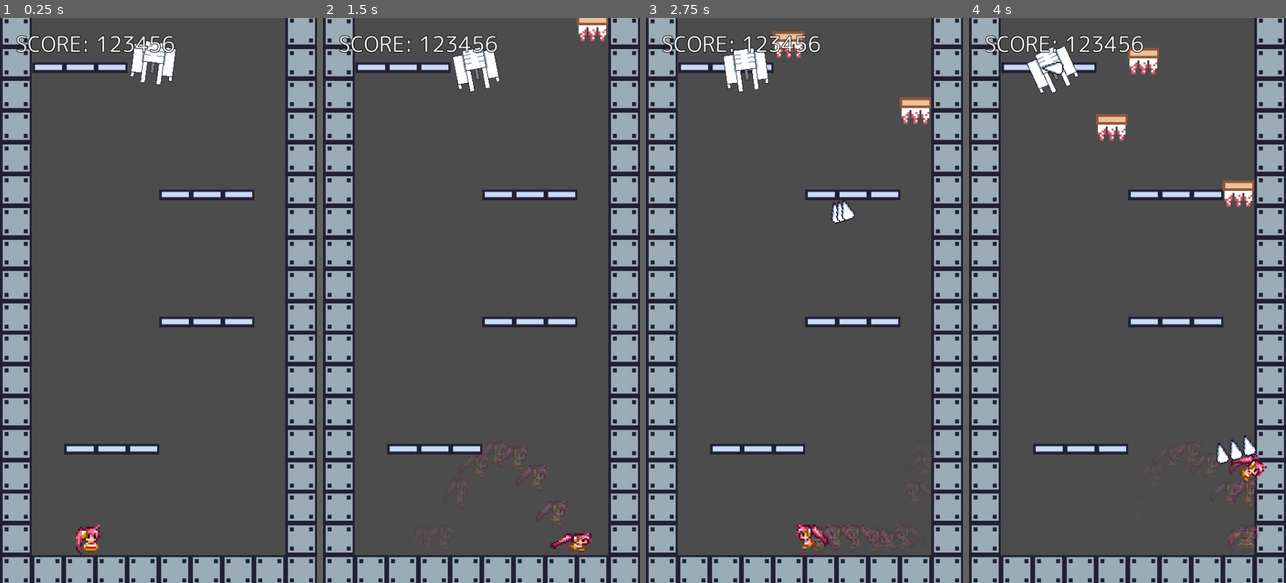
Above: before the commit, frames 1-4 (left to right).
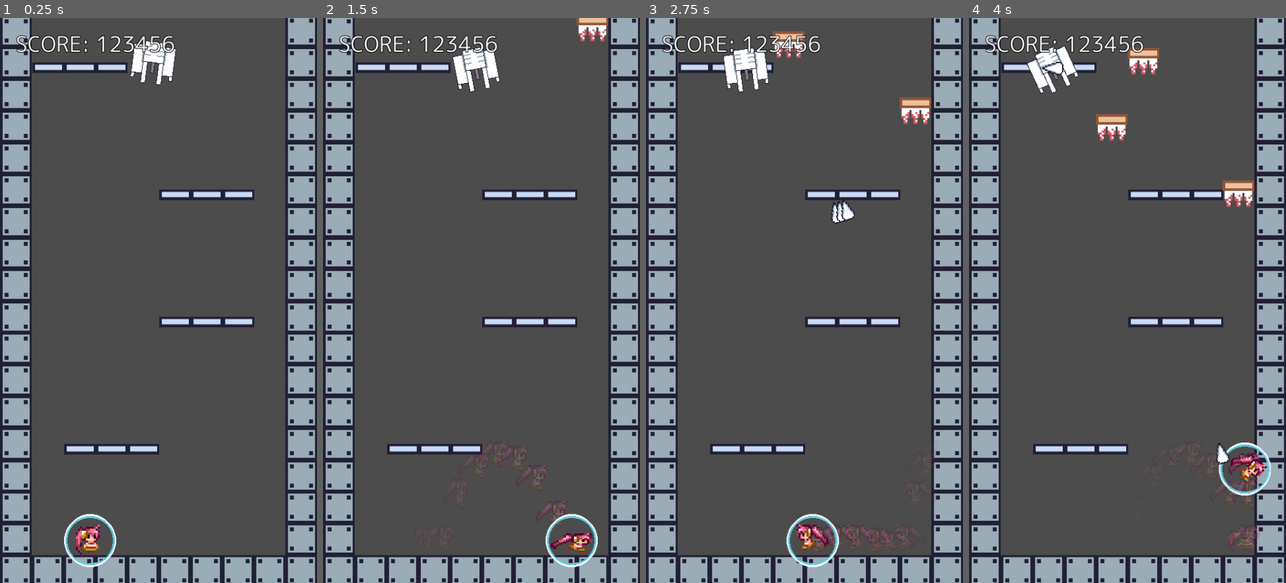
Above: after the commit, the same moments.

Repository: syun77/gd_deathroom666
Game: Godot game, scene res://Main.tscn
The game is run twice, just before and just after one commit, with the same random seed, the same clock (stepped at 60 frames per second) and the same inputs.
Inputs:
- Up to frame 1 (0.25 s): no input
- Up to frame 2 (1.5 s): hold Right (ui_right) from 0.53 s (still down); tap Z (act_jump) at 0.77 s
- Up to frame 3 (2.75 s): tap Z (act_jump) at 1.52 s; release Right (ui_right) at 2.03 s; hold Left (ui_left) from 2.03 s (still down)
- Up to frame 4 (4 s): release Left (ui_left) at 2.78 s; hold Right (ui_right) from 2.78 s (still down); tap Z (act_jump) at 3.02, 3.77 s

The runs differ from the first frame. In frame 1, 0.3% of the frame differs, in the area x 20-37%, y 87-98%; in frame 2, 0.3%; in frame 3, 0.3%; in frame 4, 0.5%, in the area x 78-96%, y 73-85%.

Commit message:
バリア実装中

Diff:
--- a/DeathRoom666/Player.gd
+++ b/DeathRoom666/Player.gd
@@ -292,3 +292,9 @@
 		return false
 
 	return true
+
+func _on_Barrier_area_entered(area: CollisionObject2D) -> void:
+	var layer = area.collision_layer
+	if layer & (1 << Common.eColLayer.BULLET):
+		# 敵弾であれば消す.
+		area.vanish()
--- a/DeathRoom666/Player.tscn
+++ b/DeathRoom666/Player.tscn
@@ -1,10 +1,14 @@
-[gd_scene load_steps=4 format=2]
+[gd_scene load_steps=6 format=2]
 
 [ext_resource path="res://assets/images/player.png" type="Texture" id=1]
 [ext_resource path="res://Player.gd" type="Script" id=2]
+[ext_resource path="res://assets/images/barrier.png" type="Texture" id=3]
 
 [sub_resource type="RectangleShape2D" id=1]
 extents = Vector2( 14.5, 19.5 )
+
+[sub_resource type="CircleShape2D" id=2]
+radius = 40.0125
 
 [node name="Player" type="KinematicBody2D"]
 collision_mask = 7
@@ -26,6 +30,21 @@
 shape = SubResource( 1 )
 
 [node name="Label" type="Label" parent="."]
+visible = false
 margin_top = -54.0
 margin_right = 40.0
 margin_bottom = -40.0
+
+[node name="Barrier" type="Area2D" parent="."]
+collision_layer = 128
+collision_mask = 32
+
+[node name="Barrier" type="Sprite" parent="Barrier"]
+position = Vector2( 0, -21 )
+texture = ExtResource( 3 )
+
+[node name="CollisionShape2D" type="CollisionShape2D" parent="Barrier"]
+position = Vector2( 0, -21 )
+shape = SubResource( 2 )
+
+[connection signal="area_entered" from="Barrier" to="." method="_on_Barrier_area_entered"]
--- a/DeathRoom666/project.godot
+++ b/DeathRoom666/project.godot
@@ -80,6 +80,7 @@
 2d_physics/layer_5="Enemy"
 2d_physics/layer_6="Bullet"
 2d_physics/layer_7="Shot"
+2d_physics/layer_8="Barrier"
 
 [physics]
 
--- a/DeathRoom666/src/bullet/Bullet.gd
+++ b/DeathRoom666/src/bullet/Bullet.gd
@@ -2,13 +2,18 @@
 
 onready var _spr = $Bullet
 
+# 移動速度.
 var _velocity = Vector2()
 
-
+## 移動量を設定する.
 func set_velocity(deg:float, speed:float) -> void:
 	var rad = deg2rad(deg)
 	_velocity.x = cos(rad) * speed
 	_velocity.y = -sin(rad) * speed
+
+## 弾を消す.
+func vanish() -> void:
+	queue_free()
 
 func _ready() -> void:
 	pass
@@ -19,7 +24,7 @@
 	# 画像の回転.
 	rotation = atan2(_velocity.y, _velocity.x)
 
-func _on_Bullet_body_entered(body: Node) -> void:
+func _on_Bullet_body_entered(body: CollisionObject2D) -> void:
 	# 衝突対象とするレイヤー.
 	var tbl = [Common.eColLayer.PLAYER, Common.eColLayer.WALL]
 	var layer = body.collision_layer
@@ -35,5 +40,9 @@
 		if not "Wall" in body.name:
 			return # "Wall" 以外は衝突しないことにします
 
+	if layer & (1 << Common.eColLayer.PLAYER):
+		# プレイヤーの場合は消滅処理を呼び出す.
+		body.vanish()
+
 	# 何かに衝突したら消える.
-	queue_free()
+	vanish()
--- a/DeathRoom666/src/bullet/Bullet.tscn
+++ b/DeathRoom666/src/bullet/Bullet.tscn
@@ -7,7 +7,8 @@
 radius = 8.0
 
 [node name="Bullet" type="Area2D"]
-collision_mask = 3
+collision_layer = 32
+collision_mask = 131
 script = ExtResource( 2 )
 
 [node name="Bullet" type="Sprite" parent="."]
Binary file added: DeathRoom666/assets/images/barrier.png
Not shown, added: DeathRoom666/assets/images/barrier.png.import
